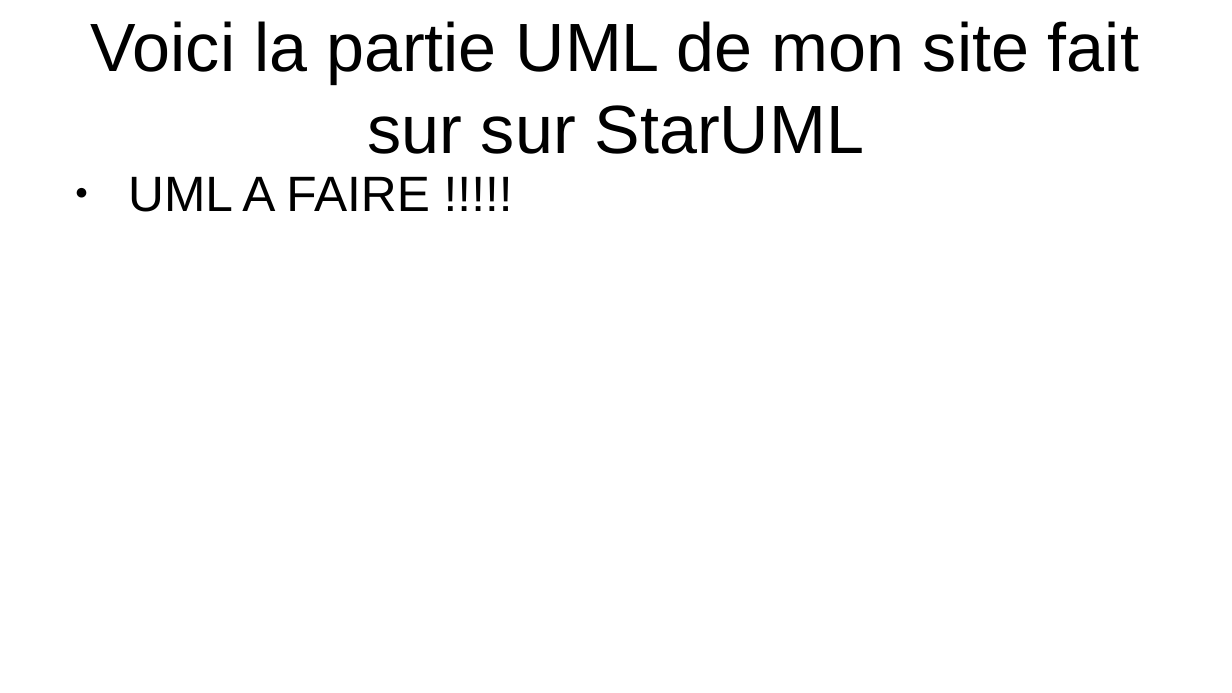
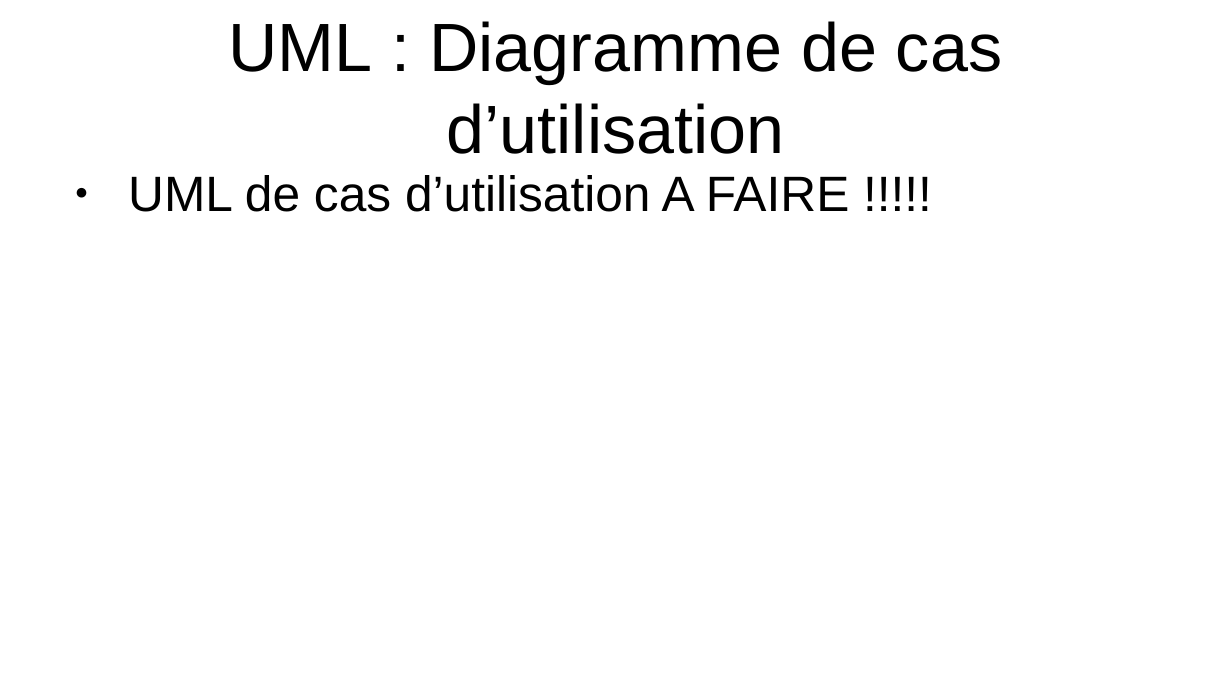
Before and after one commit to Max50603/PROJET--FINAL, a slide deck: slide 8 of PROJET/PROJET FINALE POWERPOINT.odp (slide 6 before the commit). Drawn at 1232x693 pixels with LibreOffice and Linux fonts; fonts in the diff are those of the drawing. Boxes give left, top, right and bottom in pixels: in the first picture for what was removed or moved away, otherwise in the second. Text is boxed around its words. In the diff, an @@ line names an element or a change of style, - is before the commit and + after.

```diff
--- a/PROJET/PROJET FINALE POWERPOINT.odp
+++ b/PROJET/PROJET FINALE POWERPOINT.odp
@@ title at bbox=[228, 21, 1002, 154]: text changed @@
-Voici la partie UML de mon site fait sur sur StarUML
+UML : Diagramme de cas d’utilisation
@@ text at bbox=[128, 175, 850, 212]: text changed @@
-● UML A FAIRE !!!!!
+● UML de cas d’utilisation A FAIRE !!!!!
```
Also in this commit, not shown: 7 other slides changed, 6 slides added, 2 slides removed, 5 other files.
